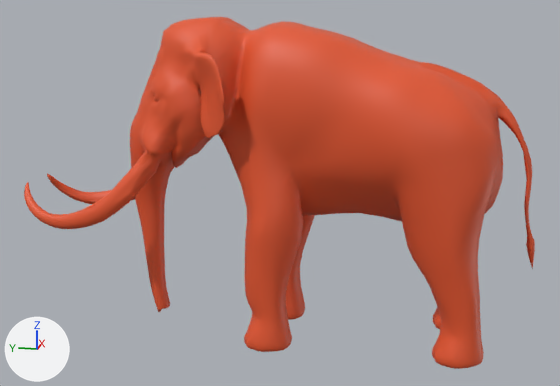
The OBJ model final/Assets/Resources/mammoth.obj as it was, and as the next commit left it.
The view is the same before and after, from a camera (50 mm lens) standing at (-29.48, -3.64, 6.92) and looking at (-0.06, 2.24, -0.44). The lights are fixed; the arrows at lower left show +X, +Y and +Z. Where no turn or scale is listed for an object, it has been applied to the vertices.

Names of what the first picture shows: 'MAMMOTH'.
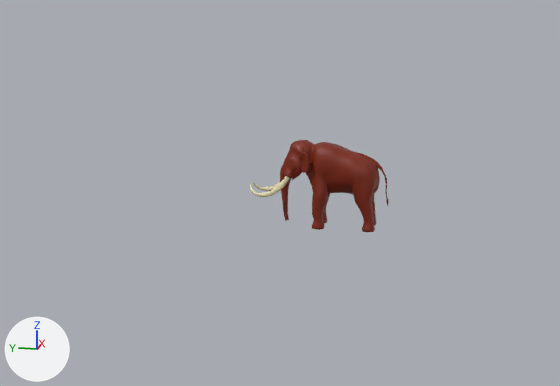
Diff of the bpy script that builds the scene:
```diff
--- a/final/Assets/Resources/mammoth.obj.py
+++ b/final/Assets/Resources/mammoth.obj.py
@@ mat_default_obj @@
 mat_default_obj = principled_material('Default_OBJ')
-mat_default_obj.base_color = (0.8, 0.0986, 0.0282)  # orange #e7582f
+mat_default_obj.base_color = (0.205, 0.016, 0.000304)  # brown #7d2201
 mat_default_obj.roughness = 0.526
@@ mat_material_003 @@
+mat_material_003 = principled_material('Material.003')
+mat_material_003.base_color = (0.8, 0.729, 0.458)  # beige #e7deb4
+mat_material_003.roughness = 0.526
@@ me_mammoth @@
 me_mammoth.from_pydata(...)  # 7462 vertices, 14848 faces; spans x -3.3..3.3, y -7.6..12.8, z -6.3..6.4
 # used by ob_mammoth; location = (0.0, 0.0, 0.0)
+# me_mammoth part 1: the whole mesh is scaled about the mesh origin by 0.268
 me_mammoth.materials.append(mat_default_obj)
+me_mammoth.materials.append(mat_material_003)  # beige #e7deb4
```

Boxes (x1, y1, x2, y2) around the edits, measured in the pictures (560 x 386 px):
'MAMMOTH', recoloured, mesh rescaled (73% narrower, 74% shorter): before (24, 17, 535, 369); after (250, 140, 389, 232)
